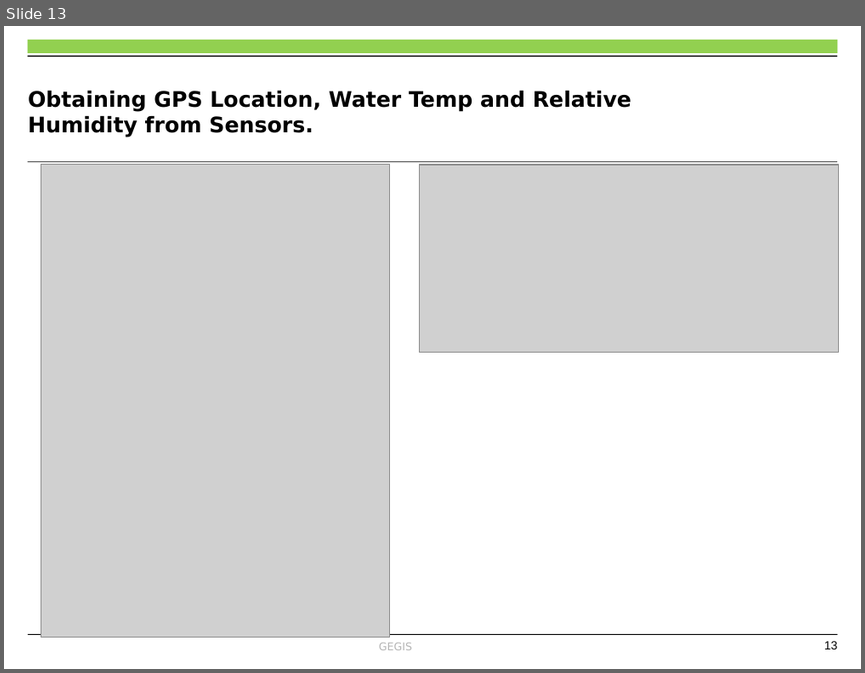
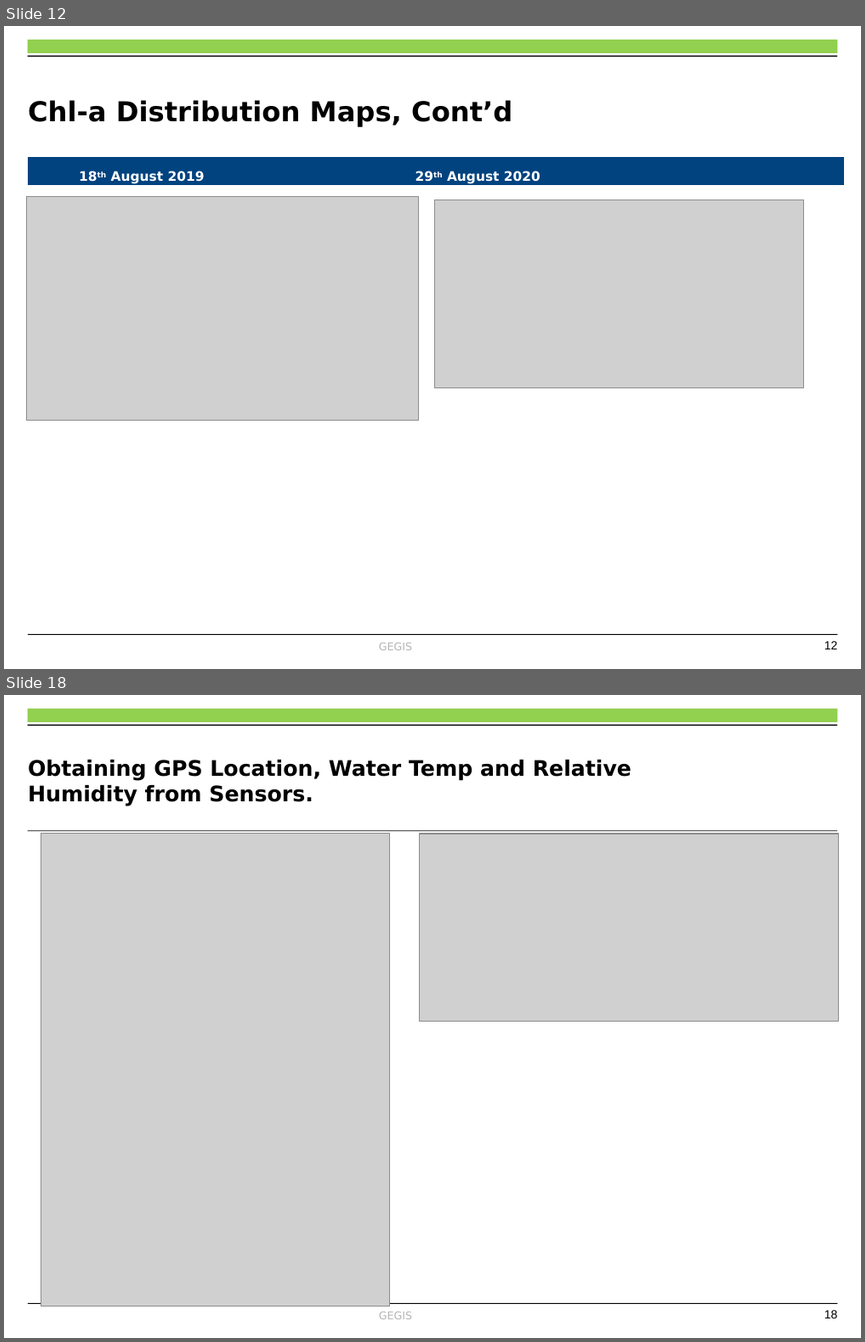
Before and after one commit to OkomoJacob/FinalYearProject, a slide deck: Dr. E Nduati, Superviser/Submissions/ENC222-0149_2017_OKOMO_JACOB_OKELLO_V3.pptx. Shown one above the other, each under a label of ours: slide 13 before the commit, slides 12 and 18 after it; the slides between them are not shown. The pictures are 865x673 and 865x1342 pixels, drawn with LibreOffice and Linux fonts; fonts in the diff are those of the drawing; grey boxes stand for pictures; background and template pictures are left out. Boxes give left, top, right and bottom in pixels: in the first picture for what was removed or moved away, otherwise in the second. Text is boxed around its words. In the diff, an @@ line names an element or a change of style, - is before the commit and + after.

```diff
--- a/Dr. E Nduati, Superviser/Submissions/ENC222-0149_2017_OKOMO_JACOB_OKELLO_V3.pptx
+++ b/Dr. E Nduati, Superviser/Submissions/ENC222-0149_2017_OKOMO_JACOB_OKELLO_V3.pptx
@@ slide 12 added at (x1=4, y1=26, x2=861, y2=669), background #FFFFFF; not listed: 6 template elements that a slide beside it also shows @@
@@ title added at (x1=28, y1=100, x2=512, y2=127), 23 pt, text #000000, bold @@
+Chl-a Distribution Maps, Cont’d
@@ rectangle added at (x1=28, y1=156, x2=845, y2=185), fill #00437F, outline #FFFFFF 0.75 pt, 11 pt, text #FFFFFF, bold @@
+18th August 2019 29th August 2020
@@ picture added at (x1=26, y1=197, x2=418, y2=420) @@
@@ picture added at (x1=434, y1=200, x2=803, y2=388) @@
@@ what was slide 13 is now slide 18 @@
@@ page number at (x1=824, y1=1310, x2=838, y2=1318): text changed @@
-13
+18
```
Also in this commit, not shown: 9 slides changed, 7 other slides added, 3 slides removed, 1 other file.
